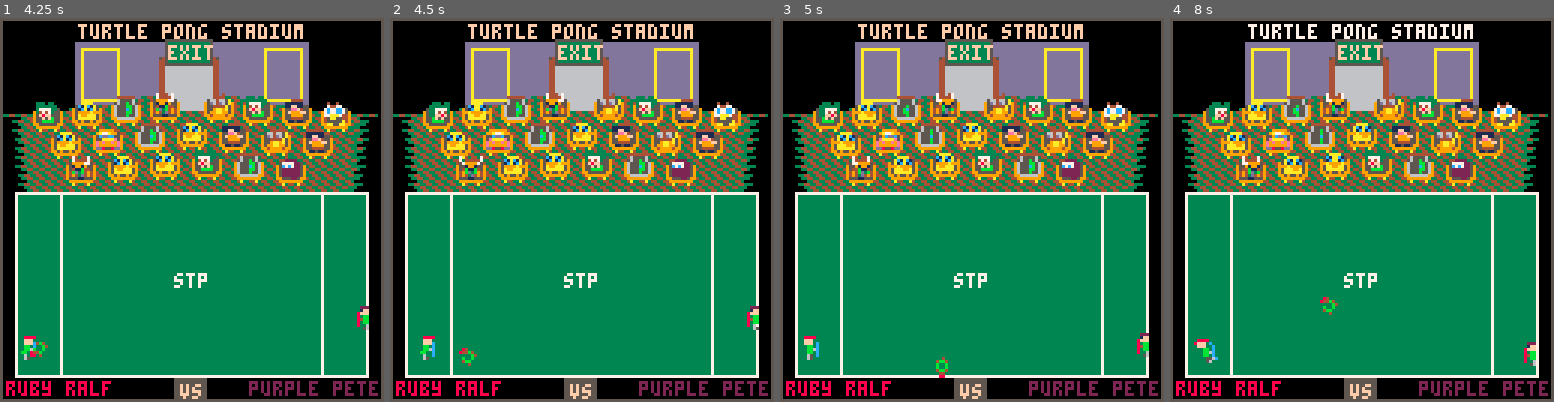
Above: before the commit, frames 1-4 (left to right).
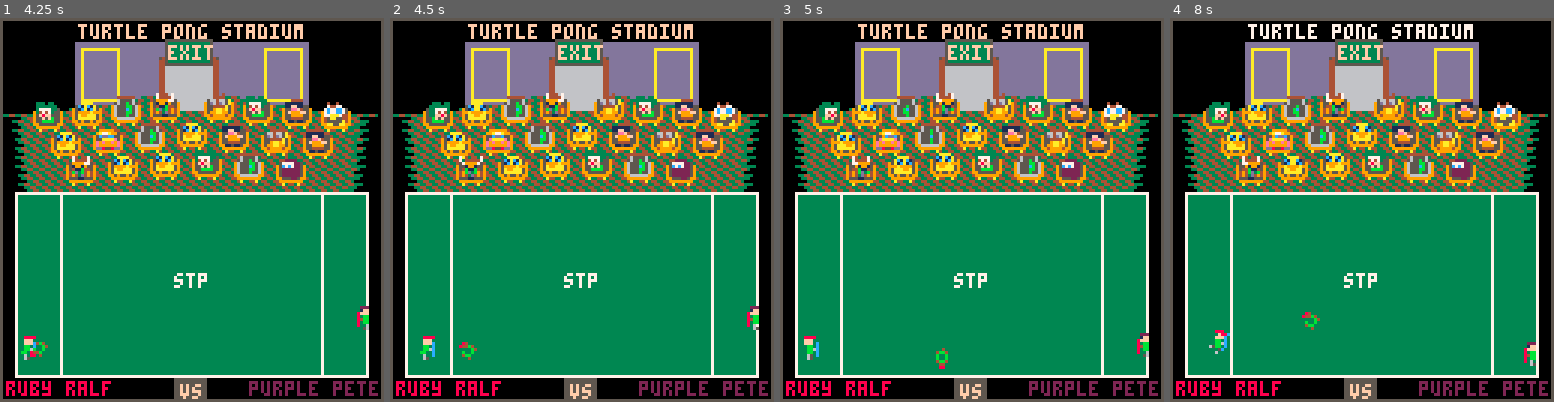
Above: after the commit, the same moments.

Repository: topromulan/STP4
Game: PICO-8 cartridge stp4.p8
Two runs of this game, one before a commit and one after it. Both use one fixed random seed, a clock stepped at 60 frames per second and the inputs below.
Inputs:
- Up to frame 1 (4.25 s): tap O (Z key) at 0.33, 0.7, 1.43, 2.22, 3.1, 3.98 s; tap X (X key) at 1.07, 2.07, 2.4, 2.73, 3.07, 3.4, 3.73, 4.07 s; hold Left 1.97-2.37 s; hold Down 2.42-2.82 s; hold Right 2.87-3.53 s; hold Up 3.58-4.08 s; hold Right from 4.13 s (still down)
- Up to frame 2 (4.5 s): keep holding Right; tap X (X key) at 4.4 s
- Up to frame 3 (5 s): release Right at 4.53 s; hold Down from 4.58 s (still down); tap X (X key) at 4.73 s; tap O (Z key) at 4.87 s
- Up to frame 4 (8 s): tap X (X key) every 0.33 s from 5.07 to 7.73 s; release Down at 5.08 s; hold Left 5.13-5.8 s; tap O (Z key) at 5.75, 6.63, 7.52 s; hold Up 5.85-6.18 s; hold Left 6.23-6.63 s; hold Down 6.68-7.08 s; hold Right 7.13-7.8 s; hold Up from 7.85 s (still down)

Frame 1 is identical in both runs. In frame 2, 0.2% of the frame differs, in the area x 17-23%, y 84-91%; in frame 3, 0.2%; in frame 4, 0.8%, in the area x 6-96%, y 28-91%.

Commit message:
shortens the effective shield so you don't remotely hit the ball

Diff:
--- a/stp4.p8
+++ b/stp4.p8
@@ -668,7 +668,7 @@
  if(abs(adjustedx-shieldx)<3) then
   --check for paddle impact
 
-  shieldhity1=players[dope_num].y-5
+  shieldhity1=players[dope_num].y-3
   shieldhity2=players[dope_num].y+8
 
   dope_offset=flr(0.5+adjustedy-shieldhity1)
